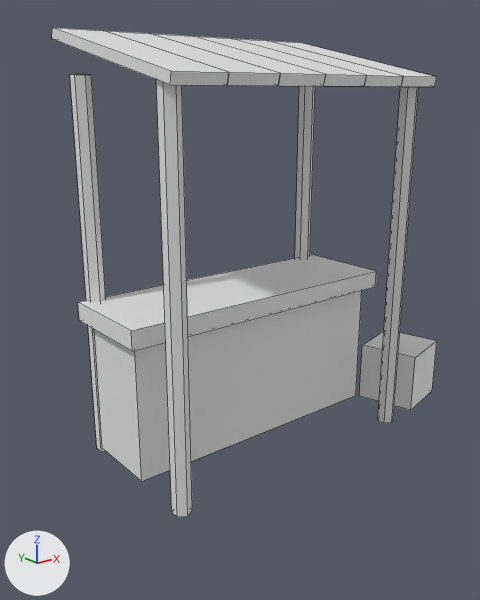
The FBX model Assets/Art/Models/Buildings/Merchant.fbx, before and after one commit.
The view is the same before and after, from a 50 mm camera at (-2.25, -2.67, 1.92) aimed at (-0.06, 0.07, 0.83). Lighting does not change. The marker at lower left points along +X, +Y and +Z. The picture after the commit comes second. Mesh edges are drawn as thin lines. Where no turn or scale is listed for an object, it has been applied to the vertices.

Names of what the first picture shows: 'Merchant'.
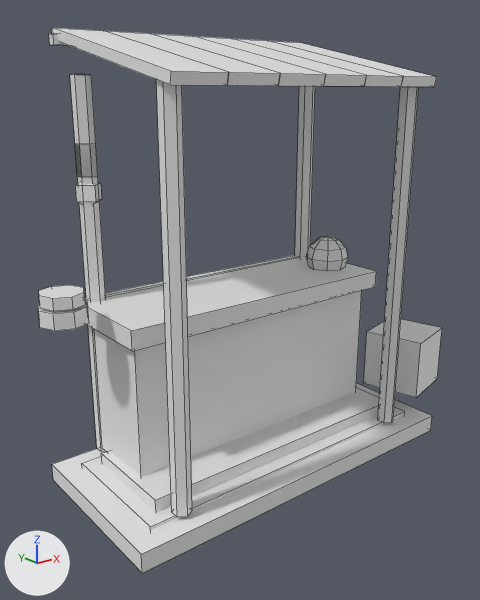
The newer file is also turned or shifted as a whole; pictures and numbers use the older file's frame.

What differs and where, as boxes (x1, y1, x2, y2) in the pictures (480 x 600 px; the box of a moved part takes in the faces that stretch with it):
'Merchant', reshaped (11% taller): before (52, 28, 437, 517); after (38, 28, 442, 573)
part 1 of me_cube, added: after (52, 383, 432, 573)
part 2 of me_cube, added: after (82, 407, 405, 530)
part 3 of me_cube, added: after (101, 388, 379, 512)
part 4 of me_cube, added (mostly hidden): after (85, 255, 298, 301)
part 5 of me_cube, added: after (49, 33, 69, 46)
part 6 of me_cube, moved or reshaped: before (359, 331, 437, 410); after (364, 319, 442, 398)
part 7 of me_cube, added: after (38, 301, 89, 331)
part 8 of me_cube, added: after (39, 285, 86, 311)
part 9 of me_cube, added: after (306, 236, 348, 271)
part 10 of me_cube, added: after (75, 143, 98, 177)
part 11 of me_cube, added: after (75, 182, 102, 204)

The edits, one by one:
Material 'Gold' (mat_gold) is new.
Its base color is (0.8, 0.8, 0.8) (white #e7e7e7).
Material 'Stone' (mat_stone) is new.
Its base color is (0.8, 0.8, 0.8) (white #e7e7e7).
Material 'GemCyan' (mat_gemcyan) is new.
Its base color is (0.8, 0.8, 0.8) (white #e7e7e7).
Material 'ClothBlue' (mat_clothblue) is new.
Its base color is (0.8, 0.8, 0.8) (white #e7e7e7).
Material 'StoneDark' (mat_stonedark) is new.
Its base color is (0.8, 0.8, 0.8) (white #e7e7e7).
me_cube is used by ob_merchant; location (0.0, 0.0, 0.0).
Verts and faces of me_cube; kept vertices keep their numbers, new ones are numbered from 120.
me_cube had 120 vertices, 86 faces and spanned x -0.85..1.32, y -0.47..0.57, z 0.0..2.21.
me_cube now has 256 vertices, 204 faces and spans x -1.17..1.32, y -0.47..0.57, z -0.12..2.21.
me_cube part 1: a new loose piece, a box spanning x -1.05..1.05, y -0.47..0.47, z -0.12..-0.02, in mat_stonedark (white #e7e7e7).
me_cube part 2: a new loose piece, a box spanning x -0.93..0.93, y -0.355..0.355, z -0.038..-0.003, in mat_gold (white #e7e7e7).
me_cube part 3: a new loose piece, a box spanning x -0.85..0.85, y -0.275..0.275, z -0.025..0.065, in mat_stone (white #e7e7e7).
me_cube part 4: a new loose piece, a box spanning x -0.85..0.85, y 0.42..0.46, z 0.77..0.89, in mat_gold (white #e7e7e7).
me_cube part 5: a new loose piece, a box spanning x -0.84..0.84, y 0.495..0.545, z 2.135..2.185, in mat_gold (white #e7e7e7).
me_cube part 6: the loose piece of 8 vertices spanning x 0.88..1.32, y -0.37..0.07, z 0.0..0.36 is moved by (0.0, -0.03, 0.1), in mat_wooddark (white #e7e7e7).
me_cube part 7: a new loose piece, an 8-sided cylinder along z spanning x -1.17..-0.93, y 0.03..0.27, z 0.89..0.97, in mat_gold (white #e7e7e7).
me_cube part 8: a new loose piece, an 8-sided cylinder along z spanning x -1.16..-0.94, y 0.04..0.26, z 0.98..1.04, in mat_gold (white #e7e7e7).
me_cube part 9: a new loose piece, a UV sphere (8 segments, 6 rings, poles along z) spanning x 0.57..0.83, y 0.02..0.28, z 0.81..1.07, in mat_clothblue (white #e7e7e7).
me_cube part 10: a new loose piece, a 6-sided cylinder along z spanning x -0.793..-0.707, y 0.37..0.47, z 1.52..1.68, in mat_gold (white #e7e7e7).
Part 11, on me_cube:
New vertex 120 is at (-0.75, 0.35, 1.48), pixel (94, 185).
New vertex 121 is at (-0.75, 0.35, 1.4), pixel (95, 202).
New vertex 122 is at (-0.82, 0.42, 1.48), pixel (75, 185).
New vertex 123 is at (-0.82, 0.42, 1.4), pixel (76, 201).
New vertices 124 to 127 stand at vertices 120 to 123, in that order, plus (0.07, 0.07, 0.0).
New vertex 128 is at (-0.75, 0.42, 1.36).
New vertex 129 is at (-0.75, 0.42, 1.52).
New faces: (125, 128, 127), (124, 125, 127, 126), (124, 126, 129), (121, 128, 125), (120, 121, 125, 124), (120, 124, 129) (mat_gemcyan (white #e7e7e7)).
New faces: (121, 123, 128), (120, 122, 123, 121), (120, 129, 122), (123, 127, 128), (122, 126, 127, 123), (122, 129, 126) (mat_gemcyan (white #e7e7e7)).
me_cube gains material mat_stonedark (white #e7e7e7).
me_cube gains material mat_gold (white #e7e7e7).
me_cube gains material mat_stone (white #e7e7e7).
me_cube gains material mat_clothblue (white #e7e7e7).
me_cube gains material mat_gemcyan (white #e7e7e7).
